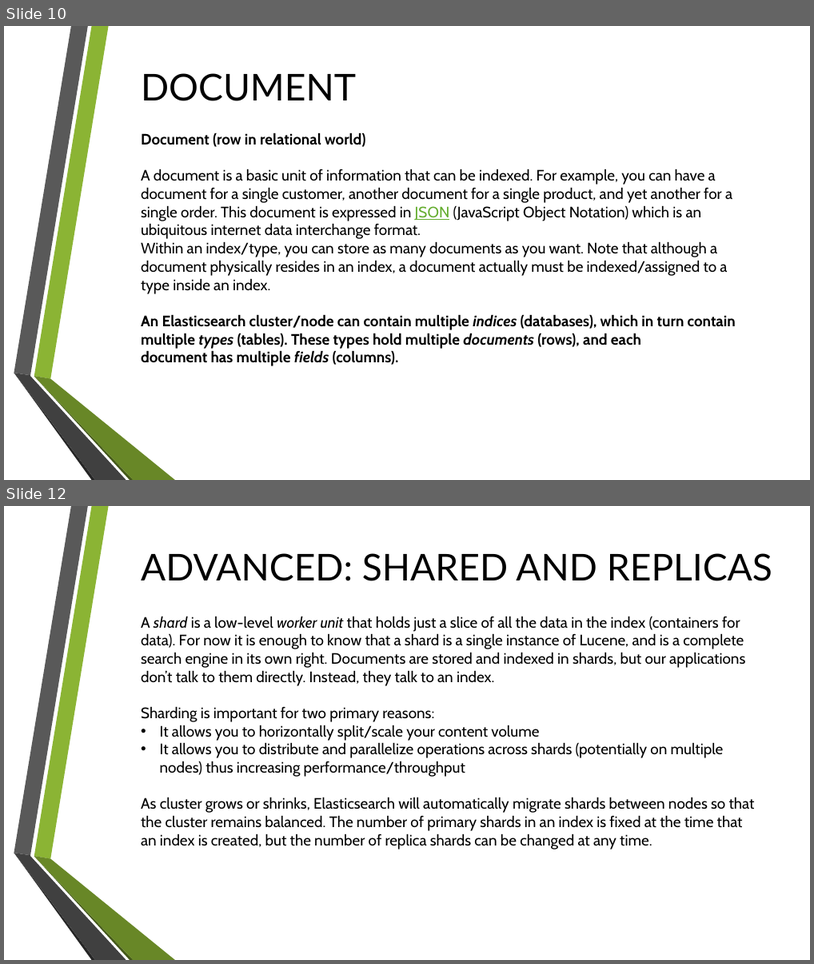
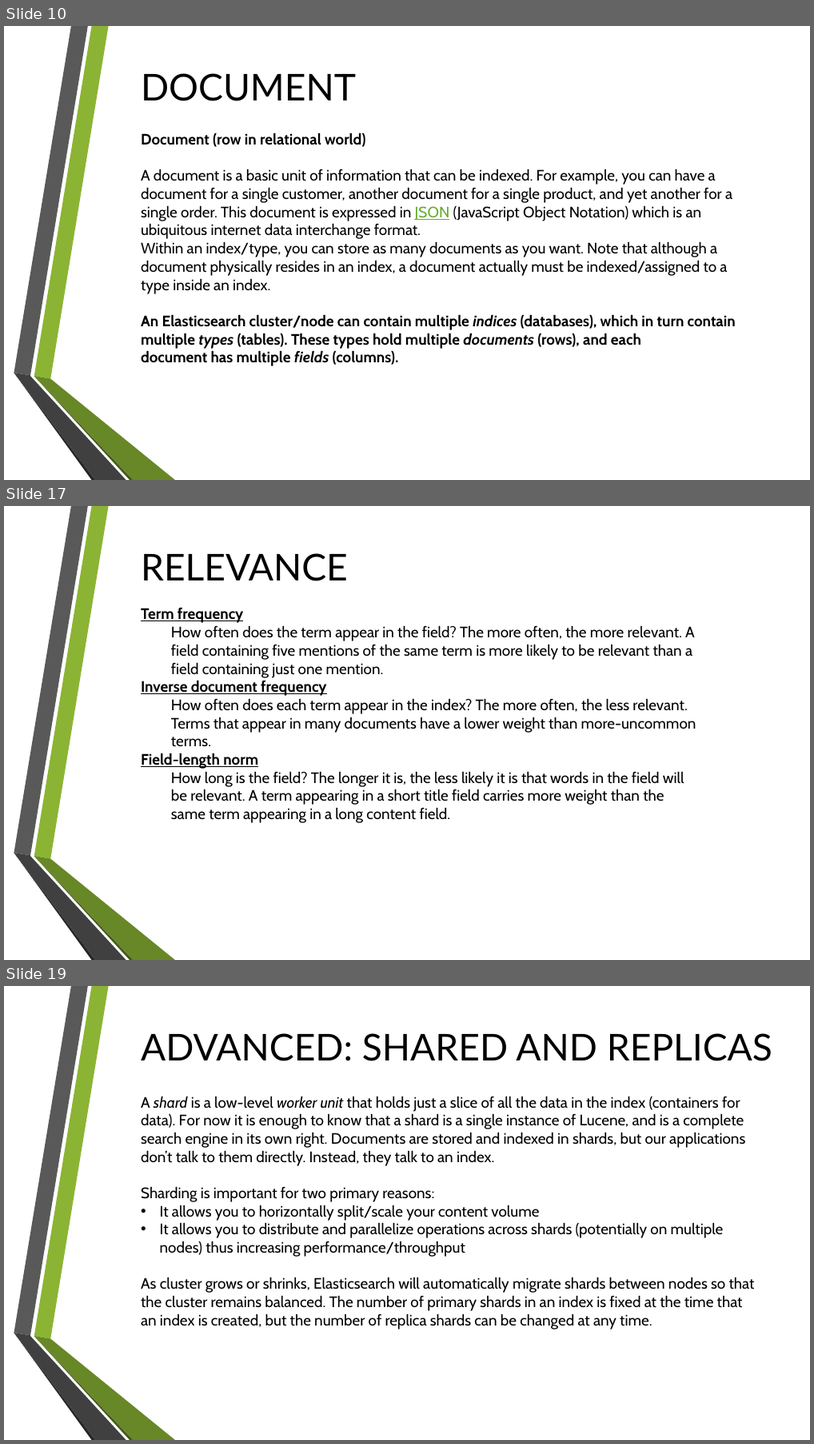
Before and after one commit to pnowy/elastic, a slide deck: etc/elastic.pptx. Shown one above the other, each under a label of ours: slides 10 and 12 before the commit, slides 10, 17 and 19 after it; the slides between them are not shown. The pictures are 814x964 and 814x1444 pixels, drawn with LibreOffice and Linux fonts; fonts in the diff are those of the drawing; background and template pictures are left out. Boxes give left, top, right and bottom in pixels: in the first picture for what was removed or moved away, otherwise in the second. Text is boxed around its words. In the diff, an @@ line names an element or a change of style, - is before the commit and + after.

```diff
--- a/etc/elastic.pptx
+++ b/etc/elastic.pptx
@@ slide 17 added at (4,506,810,960), background picture (left out); not listed: 6 template elements that a slide beside it also shows @@
@@ text added at (141,553,348,581), 44 pt, text #000000 @@
+RELEVANCE
@@ text added at (141,608,697,823), 18 pt, text #000000 @@
+Term frequency
+  How often does the term appear in the field? The more often, the more relevant. A field containing five mentions of the same term is more likely to be relevant than a field containing just one mention.
+Inverse document frequency
+  How often does each term appear in the index? The more often, the less relevant. Terms that appear in many documents have a lower weight than more-uncommon terms.
+Field-length norm
+  How long is the field? The longer it is, the less likely it is that words in the field will be relevant. A term appearing in a short title field carries more weight than the same term appearing in a long content field.
@@ what was slide 12 is now slide 19 @@
```
Also in this commit, not shown: 4 slides changed, 8 other slides added, 4 slides removed, 10 other files.
